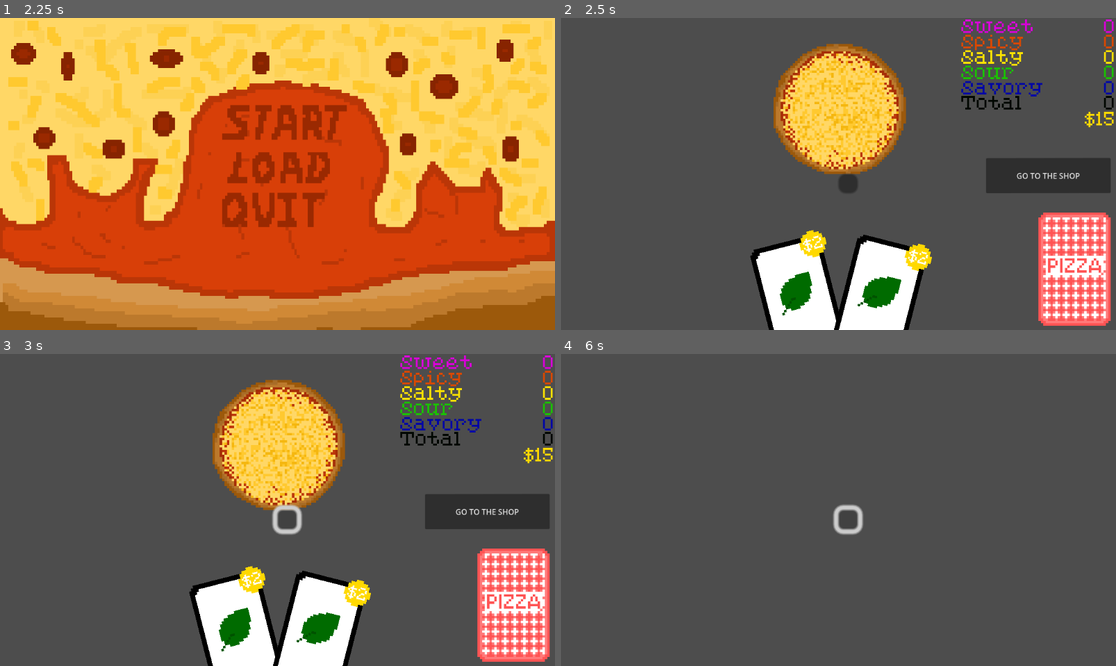
Above: before the commit, frames 1-4 (two rows, left to right).
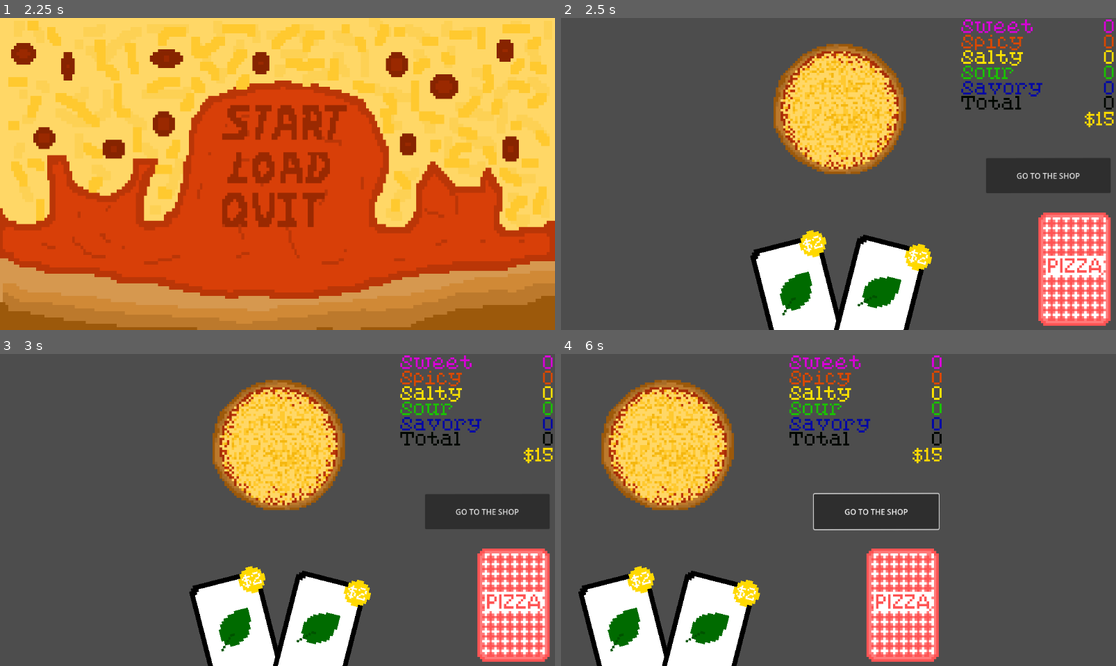
Above: after the commit, the same moments.

Repository: bstrong5923/Pizzatro
Game: Godot game, scene res://Scenes/title_screen.tscn
Two runs of this game, one before a commit and one after it. Both use one fixed random seed, a clock stepped at 60 frames per second and the inputs below.
Inputs (mouse positions are in pixels of both pictures, inside the frame that each line leads up to):
- Up to frame 1 (2.25 s): tap Enter at 0.5, 2 s; move the mouse to (399, 158) at 0.52 s; click (399, 158) at 0.67 s; tap Space at 1.25 s; move the mouse to (166, 189) at 1.27 s; click (166, 189) at 1.42 s; move the mouse to (333, 105) at 2.02 s; click (333, 105) at 2.17 s
- Up to frame 2 (2.5 s): no input
- Up to frame 3 (3 s): click (288, 519) at 2.77 s
- Up to frame 4 (6 s): click "GO TO THE SHOP" at 3.5 s; click "GO TO THE SHOP" at 4.25 s; click (1088, 513) at 5 s, where only the run after the commit has a clickable "GO TO THE GAME"; click (849, 519) at 5.77 s

Frame 1 is identical in both runs. In frame 2, 0.2% of the frame differs, in the area x 50-54%, y 49-56%; in frame 3, 0.3%; in frame 4, 24%, in the area x 3-69%, y 0-100%.

Commit message:
added camera back thing

Diff:
--- a/Scenes/Camera.gd
+++ b/Scenes/Camera.gd
@@ -8,3 +8,9 @@
 	var target_x := 230.0
 	var tween := get_tree().create_tween()
 	tween.tween_property(self, "position:x", target_x, 1.0)
+
+
+func _on_go_to_game_button_pressed() -> void:
+	var target_x := 0.0
+	var tween := get_tree().create_tween()
+	tween.tween_property(self, "position:x", target_x, 1.0)
--- a/Scenes/Game.tscn
+++ b/Scenes/Game.tscn
@@ -33,9 +33,14 @@
 text = "GO TO THE SHOP"
 metadata/_edit_use_anchors_ = true
 
-[node name="Button" type="Button" parent="Camera2D"]
-offset_right = 8.0
-offset_bottom = 8.0
+[node name="go_to_game_button" type="Button" parent="Camera2D"]
+top_level = true
+offset_left = 1456.0
+offset_top = -33.0
+offset_right = 1715.0
+offset_bottom = 40.0
+rotation = -6.2848086
+text = "GO TO THE GAME"
 metadata/_edit_use_anchors_ = true
 
 [node name="minis" parent="." instance=ExtResource("3_j5yw3")]
@@ -65,4 +70,5 @@
 scale = Vector2(0.2, 0.2)
 
 [connection signal="pressed" from="Camera2D/go_to_shop_button" to="Camera2D" method="_on_go_to_shop_button_pressed"]
+[connection signal="pressed" from="Camera2D/go_to_game_button" to="Camera2D" method="_on_go_to_game_button_pressed"]
 [connection signal="input_event" from="deck/Area2D" to="deck" method="_on_area_2d_input_event"]
